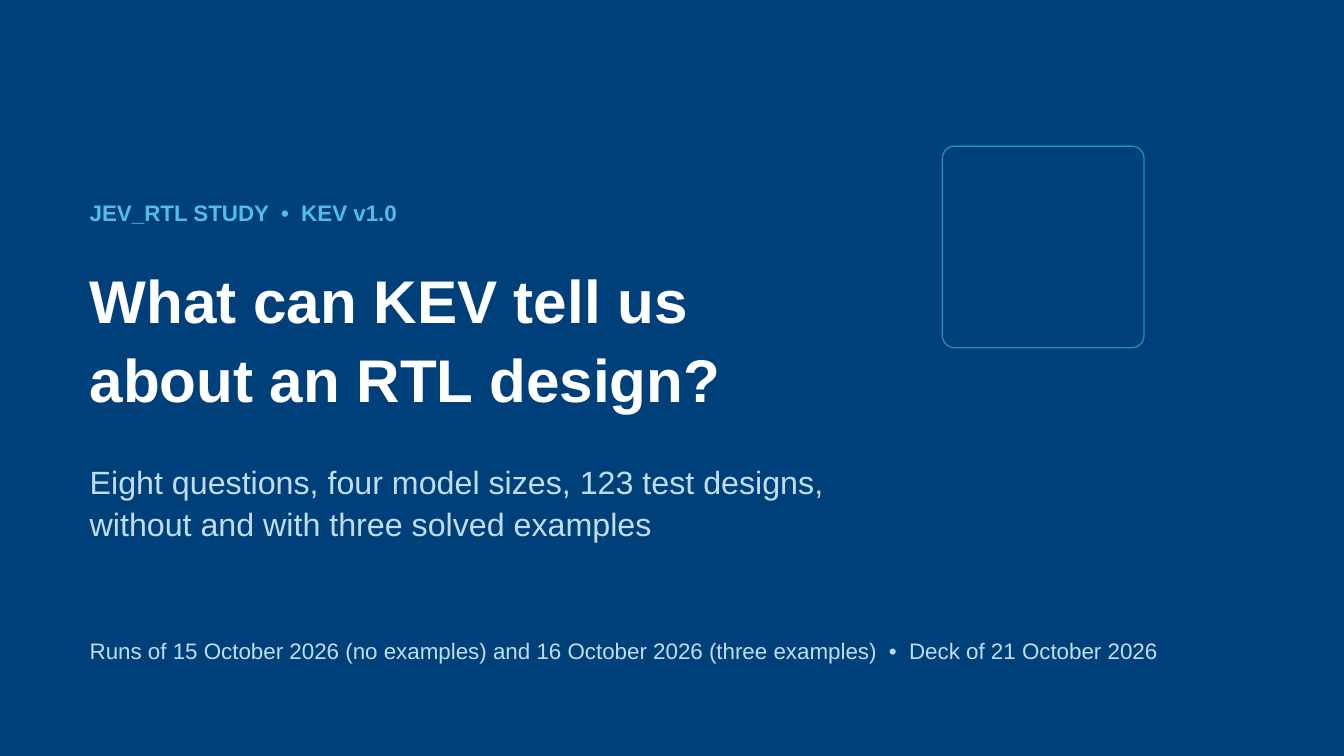
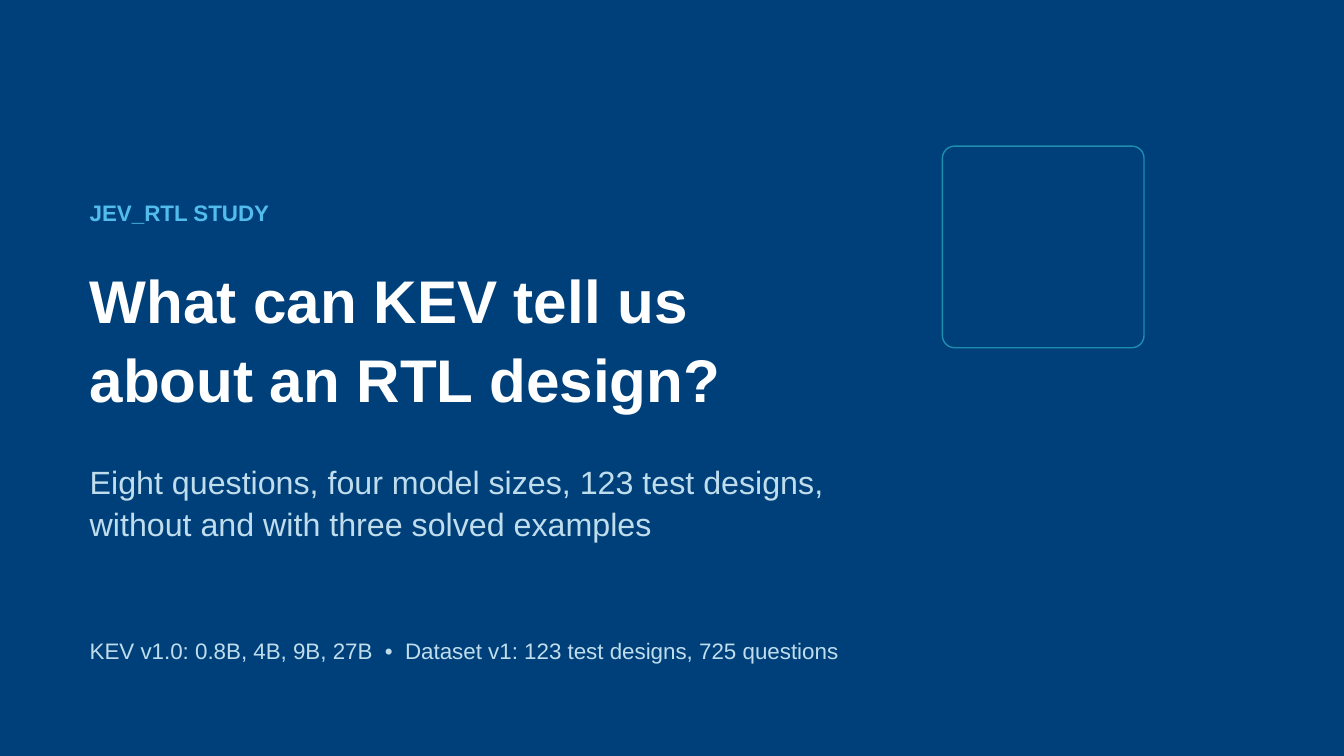
Before and after one commit to stef-c1/JEV_RTL_Benchmarking, a slide deck: slide 1 of presentations/KEV_RTL_findings_20261015.pptx. Drawn at 1344x756 pixels with LibreOffice and Linux fonts; fonts in the diff are those of the drawing. Boxes give left, top, right and bottom in pixels: in the first picture for what was removed or moved away, otherwise in the second. Text is boxed around its words. In the diff, an @@ line names an element or a change of style, - is before the commit and + after.

```diff
--- a/presentations/KEV_RTL_findings_20261015.pptx
+++ b/presentations/KEV_RTL_findings_20261015.pptx
@@ text at (90, 205, 269, 224): text changed @@
-JEV_RTL STUDY • KEV v1.0
+JEV_RTL STUDY
@@ text at (90, 642, 839, 664): text changed @@
-Runs of 15 October 2026 (no examples) and 16 October 2026 (three examples) • Deck of 21 October 2026
+KEV v1.0: 0.8B, 4B, 9B, 27B • Dataset v1: 123 test designs, 725 questions
```
Also in this commit, not shown: 26 other slides changed, 5 slides added, 2 slides removed, 45 other files.
